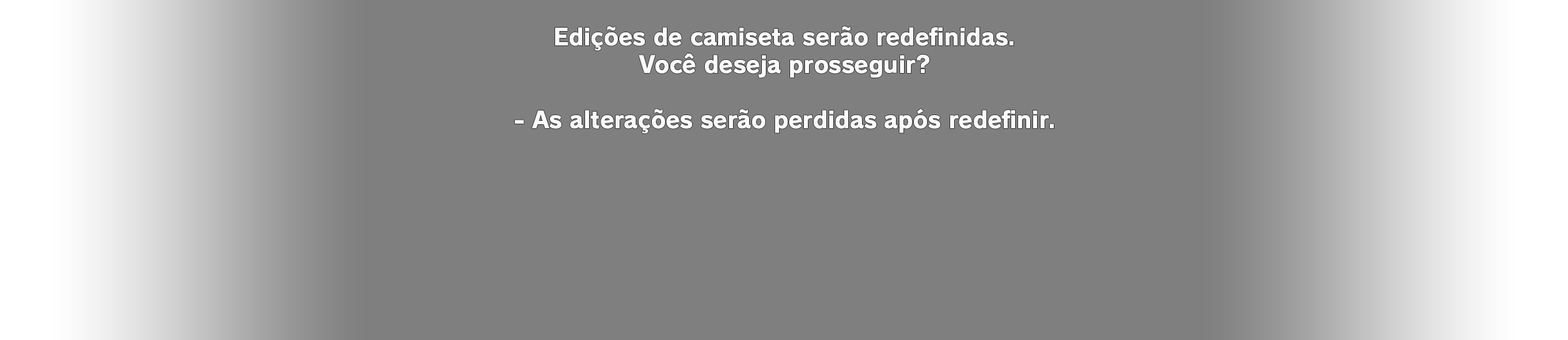
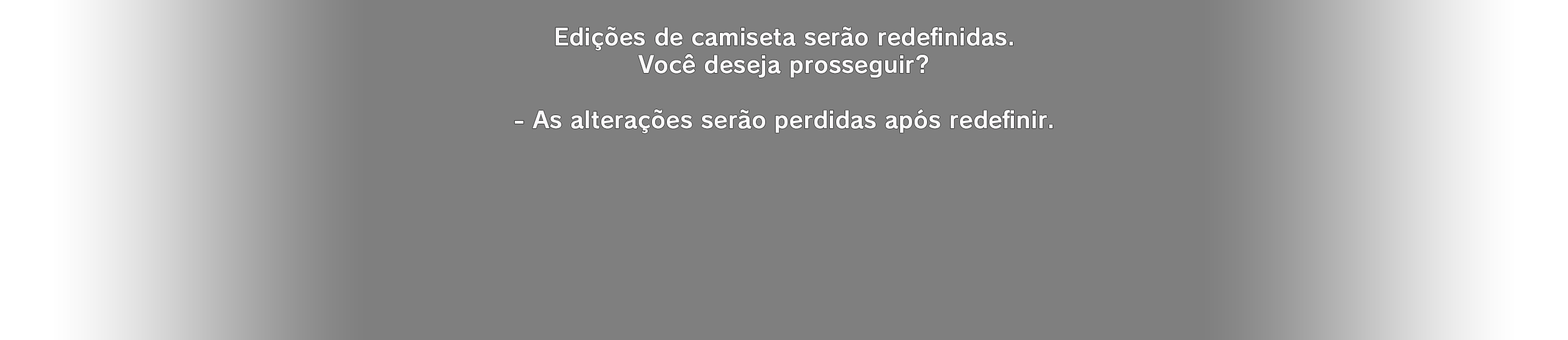
Before/after of a 1568 x 340 layered artwork. What changed in the layer stack:
added group "PT V2 Centralizado" with 1 layers above "Pt Centralizado" over 514, 26, 1053, 134
added layer "Edições de camiseta serão redefinidas. Você deseja prosseguir?" in group "PT V2 Centralizado" over 514, 26, 1053, 134
hid group "Pt Centralizado" (3 layers) over 514, 25, 1054, 134
